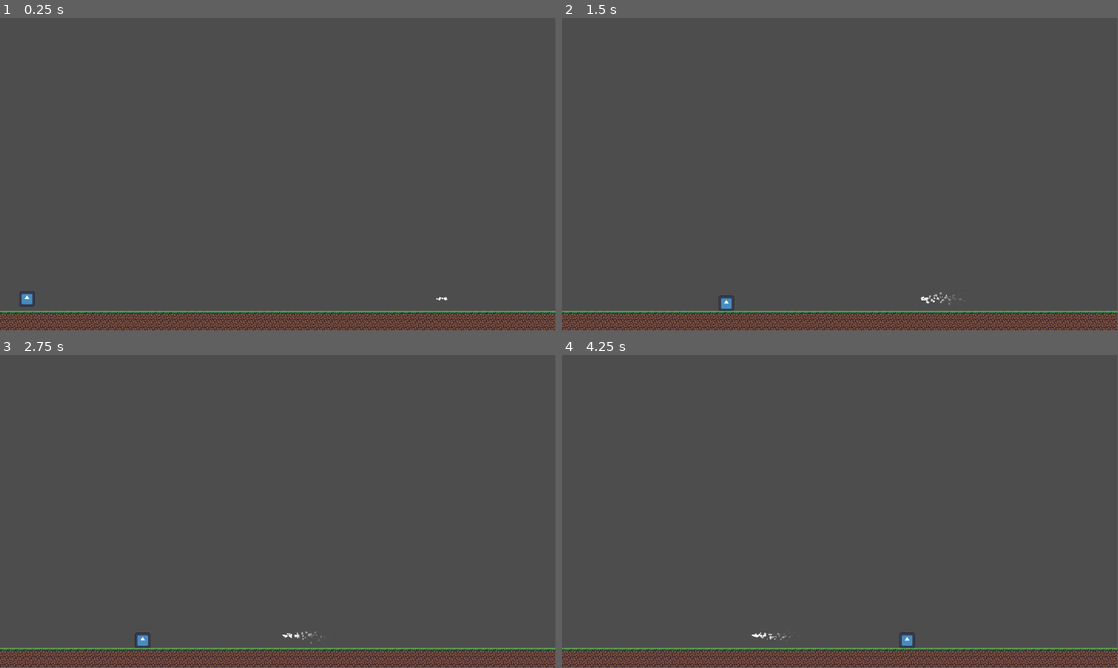
Above: before the commit, frames 1-4 (two rows, left to right).
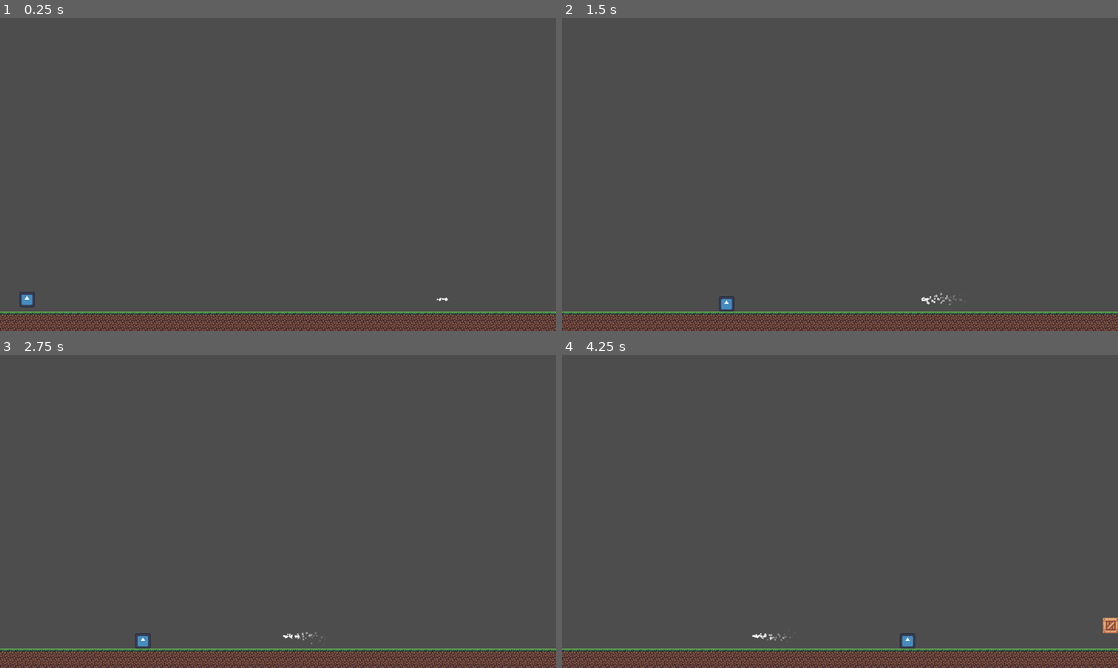
Above: after the commit, the same moments.

Repository: Sch1nken/EndlessRunnerJam
Game: Godot game, scene res://game.tscn
Same seed, same stepped clock (60 frames per second), same inputs: the game is played once before the commit and once after it. The engine's default icon, where the game draws it, is replaced by a stand-in: a white triangle on a blue panel in a dark square.
Inputs:
- Up to frame 1 (0.25 s): no input
- Up to frame 2 (1.5 s): tap Enter (ui_accept) at 0.5, 0.77 s; hold Right (ui_right) from 0.53 s (still down)
- Up to frame 3 (2.75 s): tap Enter (ui_accept) at 1.52 s; release Right (ui_right) at 2.03 s; hold Left (ui_left) from 2.03 s (still down)
- Up to frame 4 (4.25 s): release Left (ui_left) at 2.78 s; hold Right (ui_right) from 2.78 s (still down); tap Enter (ui_accept) at 3.02, 3.77 s
In our replay, the window is 799x449 before the commit and 800x450 after it. These sizes can differ from the game's own. Grey fills any space a smaller window leaves; there, only what the larger window draws over its background counts as a difference.

The runs differ from the first frame. In frame 1, 3.8% of the frame differs, in the area x 0-100%, y 87-100%; in frame 2, 3.9%; in frame 3, 3.8%; in frame 4, 4.0%, in the area x 0-100%, y 84-100%.

Commit message:
Added Boxes

Diff:
--- /dev/null
+++ b/box.gd
@@ -0,0 +1,17 @@
+extends CharacterBody2D
+
+enum TYPE {
+	NORMAL,
+	EXPLOSION
+}
+
+@export var type: TYPE = TYPE.NORMAL
+
+# TODO: Bitte woanders hin packen, danke
+var speed: float = 64.0
+
+# Called every frame. 'delta' is the elapsed time since the previous frame.
+func _process(delta: float) -> void:
+	position.x -= delta * speed
+	if position.x < -64:
+		queue_free()
--- /dev/null
+++ b/box.tscn
@@ -0,0 +1,21 @@
+[gd_scene load_steps=4 format=3 uid="uid://c41w7lqlilx1t"]
+
+[ext_resource type="Texture2D" uid="uid://nud41v23p2hh" path="res://assets/Textures-16.png" id="1_mm4dv"]
+[ext_resource type="Script" path="res://box.gd" id="1_suhtd"]
+
+[sub_resource type="RectangleShape2D" id="RectangleShape2D_8i4o8"]
+size = Vector2(16, 16)
+
+[node name="Box" type="CharacterBody2D"]
+scale = Vector2(2, 2)
+script = ExtResource("1_suhtd")
+
+[node name="Sprite2D" type="Sprite2D" parent="."]
+position = Vector2(0, -8)
+texture = ExtResource("1_mm4dv")
+region_enabled = true
+region_rect = Rect2(32, 224, 16, 16)
+
+[node name="CollisionShape2D" type="CollisionShape2D" parent="."]
+position = Vector2(0, -8)
+shape = SubResource("RectangleShape2D_8i4o8")
--- /dev/null
+++ b/game.gd
@@ -0,0 +1,35 @@
+extends Node2D
+
+
+@onready var obstacle_spawn: Marker2D = $ObstacleSpawn
+@onready var obstacles: Node2D = $Obstacles
+
+const BOX = preload("res://box.tscn")
+
+var shapes: Array[Array] = [
+	[
+		Vector2i(0, 0),
+		Vector2i(0, -1)
+	],
+	[
+		Vector2i(0, 0),
+		Vector2i(1, 0)
+	],
+	[
+		Vector2i(0, 0),
+		Vector2i(1, -1)
+	],
+	[
+		Vector2i(0, -1)
+	]
+]
+
+func _on_obstacle_timer_timeout() -> void:
+	var shape: Array[Vector2i] = []
+	shape.assign(shapes.pick_random())
+
+	for pos in shape:
+		var box: CharacterBody2D = BOX.instantiate()
+		obstacles.add_child(box)
+
+		box.position = obstacle_spawn.position + Vector2(pos * 32)
--- a/game.tscn
+++ b/game.tscn
@@ -1,6 +1,7 @@
-[gd_scene load_steps=6 format=3 uid="uid://ci5xq4fxd72er"]
+[gd_scene load_steps=7 format=3 uid="uid://ci5xq4fxd72er"]
 
 [ext_resource type="PackedScene" uid="uid://cdgip4poa2ctc" path="res://level.tscn" id="1_qrajk"]
+[ext_resource type="Script" path="res://game.gd" id="1_xclk6"]
 [ext_resource type="PackedScene" uid="uid://c544jwfm1cetq" path="res://player.tscn" id="2_pkd7v"]
 [ext_resource type="PackedScene" uid="uid://dy02870g15ryp" path="res://bullet.tscn" id="3_ulq80"]
 
@@ -11,6 +12,7 @@
 normal = Vector2(-1, 0)
 
 [node name="Game" type="Node2D"]
+script = ExtResource("1_xclk6")
 
 [node name="Level" parent="." instance=ExtResource("1_qrajk")]
 
@@ -28,3 +30,14 @@
 
 [node name="Bullet" parent="." instance=ExtResource("3_ulq80")]
 position = Vector2(939, 563)
+
+[node name="ObstacleTimer" type="Timer" parent="."]
+wait_time = 3.0
+autostart = true
+
+[node name="ObstacleSpawn" type="Marker2D" parent="."]
+position = Vector2(1216, 608)
+
+[node name="Obstacles" type="Node2D" parent="."]
+
+[connection signal="timeout" from="ObstacleTimer" to="." method="_on_obstacle_timer_timeout"]
--- a/project.godot
+++ b/project.godot
@@ -14,3 +14,11 @@
 run/main_scene="res://game.tscn"
 config/features=PackedStringArray("4.3", "Forward Plus")
 config/icon="res://icon.svg"
+
+[display]
+
+window/stretch/mode="viewport"
+
+[rendering]
+
+textures/canvas_textures/default_texture_filter=3
Not shown, added: export/.gdignore
